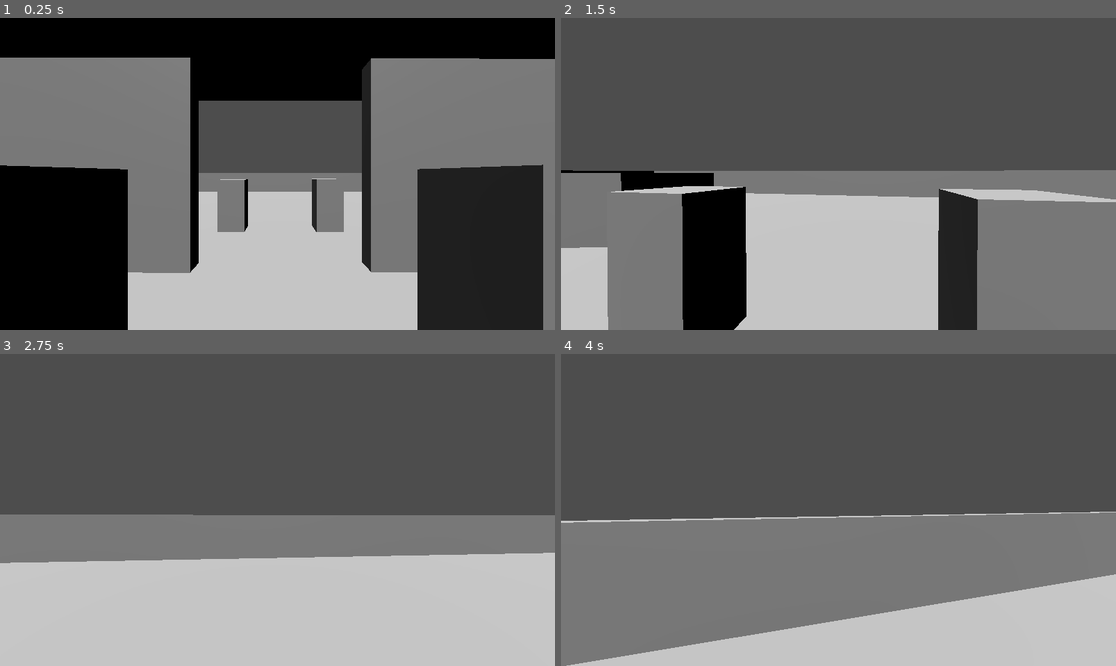
Above: before the commit, frames 1-4 (two rows, left to right).
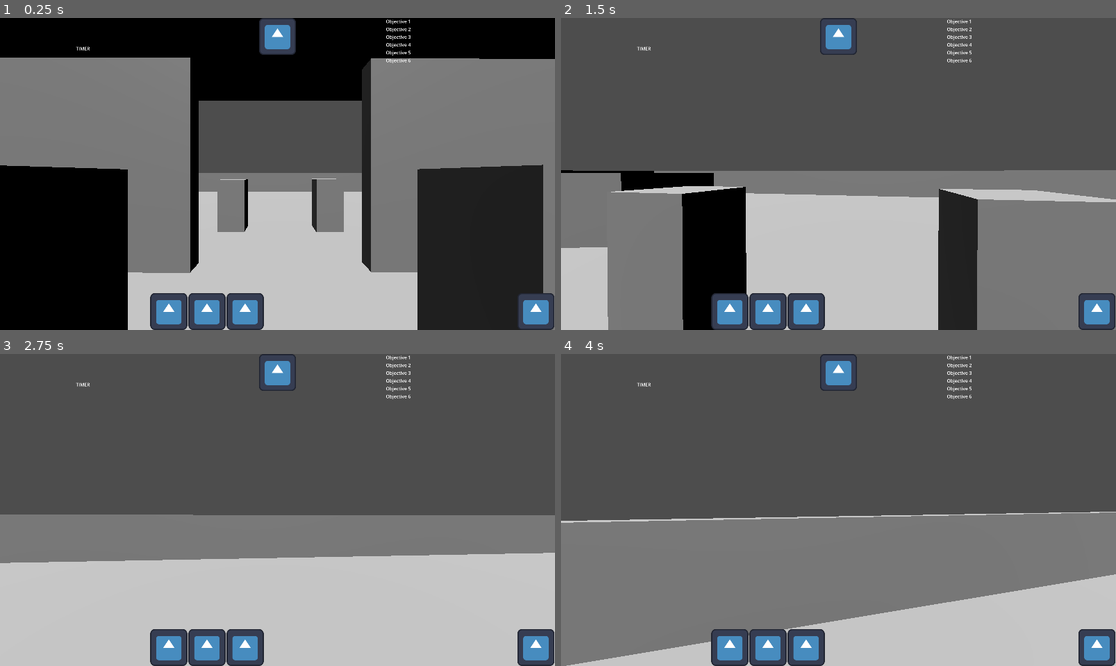
Above: after the commit, the same moments.

Repository: Leoyou04/Convenience-Chaos
Game: Godot game, scene res://Scenes/Main.tscn
Two runs of this game, one before a commit and one after it. Both use one fixed random seed, a clock stepped at 60 frames per second and the inputs below. This scene is started directly instead of the project's main scene. The engine's default icon, where the game draws it, is replaced by a stand-in: a white triangle on a blue panel in a dark square.
Inputs (mouse positions are in pixels of both pictures, inside the frame that each line leads up to):
- Up to frame 1 (0.25 s): no input
- Up to frame 2 (1.5 s): tap Enter at 0.5 s; move the mouse to (866, 174) at 0.52 s; hold Up (ui_up) from 0.53 s (still down); tap Q (drop_item, bound only after the commit) at 0.6 s; tap 1 (slot_1, bound only after the commit) at 0.8, 1.35 s; move the mouse to (810, 174) at 1.27 s
- Up to frame 3 (2.75 s): keep holding Up (ui_up); tap 2 (slot_2, bound only after the commit) at 1.55, 2.1 s; move the mouse to (288, 503) at 2.02 s; tap 3 (slot_3, bound only after the commit) at 2.3 s
- Up to frame 4 (4 s): keep holding Up (ui_up); move the mouse to (832, 516) at 2.77 s; tap 3 (slot_3, bound only after the commit) at 2.85 s; tap Q (drop_item, bound only after the commit) at 3.05 s; move the mouse to (877, 513) at 3.52 s; tap C (crouch) at 3.6 s; tap 1 (slot_1, bound only after the commit) at 3.8 s

The runs differ from the first frame. In frame 1, 4.1% of the frame differs, in the area x 13-100%, y 0-100%; in frame 2, 3.8%; in frame 3, 3.8%; in frame 4, 3.8%.

Commit message:
added alert icon and hotbar manager
added some stuff like akert icon and hotbar manger anc code for them

Diff:
--- a/Scenes/GameUI.tscn
+++ b/Scenes/GameUI.tscn
@@ -1,9 +1,10 @@
 [gd_scene format=3 uid="uid://b4j1n4w3cj2bg"]
 
 [ext_resource type="Texture2D" uid="uid://dybb6it1ccb5j" path="res://icon.svg" id="1_tyage"]
-[ext_resource type="Script" uid="uid://n5rrsdaw1u4b" path="res://Scenes/noise_indicator.gd" id="2_37hul"]
+[ext_resource type="Script" uid="uid://n5rrsdaw1u4b" path="res://scripts/noise_indicator.gd" id="2_37hul"]
+[ext_resource type="Script" uid="uid://c7f2kulywtk7n" path="res://scripts/alert_icon.gd" id="3_po7eo"]
 
-[node name="CanvasLayer" type="CanvasLayer" unique_id=556926182]
+[node name="GameUI" type="CanvasLayer" unique_id=556926182]
 
 [node name="Root" type="Control" parent="." unique_id=1364329286]
 layout_mode = 3
@@ -105,3 +106,15 @@
 texture = ExtResource("1_tyage")
 script = ExtResource("2_37hul")
 metadata/_edit_use_anchors_ = true
+
+[node name="AlertIcon" type="TextureRect" parent="." unique_id=955623492]
+anchors_preset = 5
+anchor_left = 0.5
+anchor_right = 0.5
+offset_left = -64.0
+offset_right = 64.0
+offset_bottom = 128.0
+grow_horizontal = 2
+texture = ExtResource("1_tyage")
+script = ExtResource("3_po7eo")
+metadata/_edit_use_anchors_ = true
--- a/Scenes/Main.tscn
+++ b/Scenes/Main.tscn
@@ -2,6 +2,8 @@
 
 [ext_resource type="PackedScene" uid="uid://c7hs8c3plf0rd" path="res://Scenes/Player.tscn" id="1_idj7w"]
 [ext_resource type="PackedScene" uid="uid://84y40uwq3x3c" path="res://Scenes/StoreMap.tscn" id="2_kln2b"]
+[ext_resource type="PackedScene" uid="uid://b4j1n4w3cj2bg" path="res://Scenes/GameUI.tscn" id="3_kln2b"]
+[ext_resource type="Script" uid="uid://dly8agh4d7cq2" path="res://autoloads/hot_bar_manager.gd" id="3_rgh2o"]
 
 [node name="Node3D" type="Node3D" unique_id=1390644774]
 
@@ -16,3 +18,8 @@
 transform = Transform3D(1, 0, 0, 0, 1, 0, 0, 0, 1, 0, 1.7692537, 0)
 
 [node name="NavigationRegion3D" parent="." unique_id=334244944 instance=ExtResource("2_kln2b")]
+
+[node name="HotBarManager" type="Node" parent="." unique_id=1603276957]
+script = ExtResource("3_rgh2o")
+
+[node name="GameUI" parent="HotBarManager" unique_id=556926182 instance=ExtResource("3_kln2b")]
--- /dev/null
+++ b/autoloads/hot_bar_manager.gd
@@ -0,0 +1,110 @@
+extends Node
+
+signal hotbar_updated(slots: Array, active_slot: int)
+signal active_slot_changed(active_slot: int)
+
+const SLOT_COUNT := 3
+const ITEM_PICKUP_SCRIPT := preload("res://scripts/item_pickup.gd")
+
+var slots: Array[Resource] = [null, null, null]
+var active_slot: int = 0
+
+func _ready() -> void:
+	emit_hotbar_updated()
+
+func set_active_slot(slot_index: int) -> void:
+	if slot_index < 0 or slot_index >= SLOT_COUNT:
+		return
+	active_slot = slot_index
+	active_slot_changed.emit(active_slot)
+	emit_hotbar_updated()
+
+func select_slot(slot_index: int) -> void:
+	set_active_slot(slot_index)
+
+func cycle_slot(direction: int) -> void:
+	if direction == 0:
+		return
+	active_slot = posmod(active_slot + direction, SLOT_COUNT)
+	active_slot_changed.emit(active_slot)
+	emit_hotbar_updated()
+
+func add_item_to_first_empty(item: Resource) -> bool:
+	if item == null:
+		return false
+
+	for i in range(SLOT_COUNT):
+		if slots[i] == null:
+			slots[i] = item
+			emit_hotbar_updated()
+			return true
+
+	return false
+
+func get_active_item() -> Resource:
+	return slots[active_slot]
+
+func drop_active_item(player: Node3D) -> bool:
+	if player == null:
+		return false
+
+	var item := slots[active_slot]
+	if item == null:
+		return false
+
+	slots[active_slot] = null
+	emit_hotbar_updated()
+
+	var drop_position := player.global_transform.origin + (-player.global_transform.basis.z * 1.5)
+	drop_position.y += 0.5
+
+	if not _spawn_item_scene_from_resource(item, drop_position):
+		_spawn_fallback_pickup(item, drop_position)
+
+	return true
+
+func emit_hotbar_updated() -> void:
+	hotbar_updated.emit(slots.duplicate(), active_slot)
+
+func _spawn_item_scene_from_resource(item: Resource, drop_position: Vector3) -> bool:
+	if item == null:
+		return false
+
+	# Supports custom item resources that expose a drop or pickup scene.
+	var scene_candidates := ["drop_scene", "pickup_scene", "world_scene"]
+	for property_name in scene_candidates:
+		if item.get(property_name) is PackedScene:
+			var scene: PackedScene = item.get(property_name)
+			var instance := scene.instantiate()
+			if instance is Node3D:
+				instance.global_position = drop_position
+				get_tree().current_scene.add_child(instance)
+				return true
+
+	return false
+
+func _spawn_fallback_pickup(item: Resource, drop_position: Vector3) -> void:
+	var pickup := Area3D.new()
+	pickup.name = "ItemPickup"
+	pickup.monitoring = true
+	pickup.monitorable = true
+	pickup.collision_layer = 1 << 3
+	pickup.collision_mask = 1 << 0
+	pickup.set_script(ITEM_PICKUP_SCRIPT)
+	pickup.item_resource = item
+
+	var shape := CollisionShape3D.new()
+	var sphere := SphereShape3D.new()
+	sphere.radius = 0.35
+	shape.shape = sphere
+	pickup.add_child(shape)
+
+	var mesh_instance := MeshInstance3D.new()
+	var mesh := SphereMesh.new()
+	mesh.radius = 0.25
+	mesh.height = 0.5
+	mesh_instance.mesh = mesh
+	pickup.add_child(mesh_instance)
+
+	get_tree().current_scene.add_child(pickup)
+	pickup.global_position = drop_position
--- a/project.godot
+++ b/project.godot
@@ -20,6 +20,7 @@
 GameManager="*uid://vjyqpb2h2hbs"
 SignalBus="*uid://cjcyla6y7b6pr"
 ObjectiveManager="*uid://nb6hrb0ws4hc"
+HotBarManager="*uid://dly8agh4d7cq2"
 
 [display]
 
@@ -43,6 +44,26 @@
 "events": [Object(InputEventKey,"resource_local_to_scene":false,"resource_name":"","device":-1,"window_id":0,"alt_press …(195 unchanged characters)…
 ]
 }
+drop_item={
+"deadzone": 0.2,
+"events": [Object(InputEventKey,"resource_local_to_scene":false,"resource_name":"","device":-1,"window_id":0,"alt_pressed":false,"shift_pressed":false,"ctrl_pressed":false,"meta_pressed":false,"pressed":false,"keycode":0,"physical_keycode":81,"key_label":0,"unicode":113,"location":0,"echo":false,"script":null)
+]
+}
+slot_1={
+"deadzone": 0.2,
+"events": [Object(InputEventKey,"resource_local_to_scene":false,"resource_name":"","device":-1,"window_id":0,"alt_pressed":false,"shift_pressed":false,"ctrl_pressed":false,"meta_pressed":false,"pressed":false,"keycode":0,"physical_keycode":49,"key_label":0,"unicode":49,"location":0,"echo":false,"script":null)
+]
+}
+slot_2={
+"deadzone": 0.2,
+"events": [Object(InputEventKey,"resource_local_to_scene":false,"resource_name":"","device":-1,"window_id":0,"alt_pressed":false,"shift_pressed":false,"ctrl_pressed":false,"meta_pressed":false,"pressed":false,"keycode":0,"physical_keycode":50,"key_label":0,"unicode":50,"location":0,"echo":false,"script":null)
+]
+}
+slot_3={
+"deadzone": 0.2,
+"events": [Object(InputEventKey,"resource_local_to_scene":false,"resource_name":"","device":-1,"window_id":0,"alt_pressed":false,"shift_pressed":false,"ctrl_pressed":false,"meta_pressed":false,"pressed":false,"keycode":0,"physical_keycode":51,"key_label":0,"unicode":51,"location":0,"echo":false,"script":null)
+]
+}
 
 [layer_names]
 
--- /dev/null
+++ b/scripts/alert_icon.gd
@@ -0,0 +1,35 @@
+extends Label3D
+
+var alert_timer: float = 0.0
+var alert_duration: float = 2.0  # Duration to show alert (seconds)
+var is_alerted: bool = false
+
+func _ready() -> void:
+	# Hide by default
+	visible = false
+	text = "!"
+
+	# Optional: customize text appearance
+	font_size = 40
+
+func _process(delta: float) -> void:
+	if is_alerted:
+		alert_timer += delta
+
+		# Hide alert after duration expires
+		if alert_timer >= alert_duration:
+			is_alerted = false
+			visible = false
+			alert_timer = 0.0
+
+func show_alert() -> void:
+	"""Call this function to show the alert icon"""
+	visible = true
+	is_alerted = true
+	alert_timer = 0.0
+
+func hide_alert() -> void:
+	"""Manually hide the alert icon"""
+	visible = false
+	is_alerted = false
+	alert_timer = 0.0
--- /dev/null
+++ b/scripts/item_pickup.gd
@@ -0,0 +1,16 @@
+extends Area3D
+
+@export var item_resource: Resource
+
+func _ready() -> void:
+	body_entered.connect(_on_body_entered)
+
+func _on_body_entered(body: Node3D) -> void:
+	if not body.is_in_group("player"):
+		return
+
+	if item_resource == null:
+		return
+
+	if HotBarManager.add_item_to_first_empty(item_resource):
+		queue_free()
--- /dev/null
+++ b/scripts/noise_indicator.gd
@@ -0,0 +1,29 @@
+extends Sprite3D
+
+var player: Node3D
+var hide_timer: float = 0.0
+var hide_delay: float = 0.3  # Time to hide sprite after player stops moving
+
+func _ready() -> void:
+	# Hide the sprite by default
+	visible = false
+
+	# Get reference to the player (parent node)
+	player = get_parent()
+
+func _process(delta: float) -> void:
+	if not player:
+		return
+
+	# Check if player is moving (has velocity)
+	var player_velocity = player.velocity if player.has_meta("velocity") or player is CharacterBody3D else Vector3.ZERO
+
+	if player_velocity.length() > 0.1:
+		# Player is moving, show the sprite
+		visible = true
+		hide_timer = 0.0
+	else:
+		# Player is not moving, start countdown to hide
+		hide_timer += delta
+		if hide_timer >= hide_delay:
+			visible = false
--- a/scripts/player.gd
+++ b/scripts/player.gd
@@ -16,6 +16,7 @@
 
 func _ready():
 	Input.set_mouse_mode(Input.MOUSE_MODE_CAPTURED)
+	add_to_group("player")
 
 func _input(event):
 	if event is InputEventMouseMotion:
@@ -23,7 +24,23 @@
 		camera.rotate_x(-event.relative.y * mouse_sensitivity)
 		camera.rotation.x = clamp(camera.rotation.x, -PI/2, PI/2)
 
+func _unhandled_input(event):
+	if event is InputEventMouseButton and event.pressed:
+		if event.button_index == MOUSE_BUTTON_WHEEL_UP:
+			HotBarManager.cycle_slot(1)
+		elif event.button_index == MOUSE_BUTTON_WHEEL_DOWN:
+			HotBarManager.cycle_slot(-1)
+
 func _physics_process(_delta):
+	if Input.is_action_just_pressed("slot_1"):
+		HotBarManager.set_active_slot(0)
+	if Input.is_action_just_pressed("slot_2"):
+		HotBarManager.set_active_slot(1)
+	if Input.is_action_just_pressed("slot_3"):
+		HotBarManager.set_active_slot(2)
+	if Input.is_action_just_pressed("drop_item"):
+		HotBarManager.drop_active_item(self)
+
 	var input_dir = Input.get_vector("ui_left", "ui_right", "ui_up", "ui_down")
 	var direction = (camera_mount.transform.basis * Vector3(input_dir.x, 0, input_dir.y)).normalized()
 
Empty file removed: Scenes/noise_indicator.gd
Not shown, added: autoloads/hot_bar_manager.gd.uid
Not shown, added: scripts/alert_icon.gd.uid
Not shown, added: scripts/item_pickup.gd.uid
Renamed: Scenes/noise_indicator.gd.uid -> scripts/noise_indicator.gd.uid
